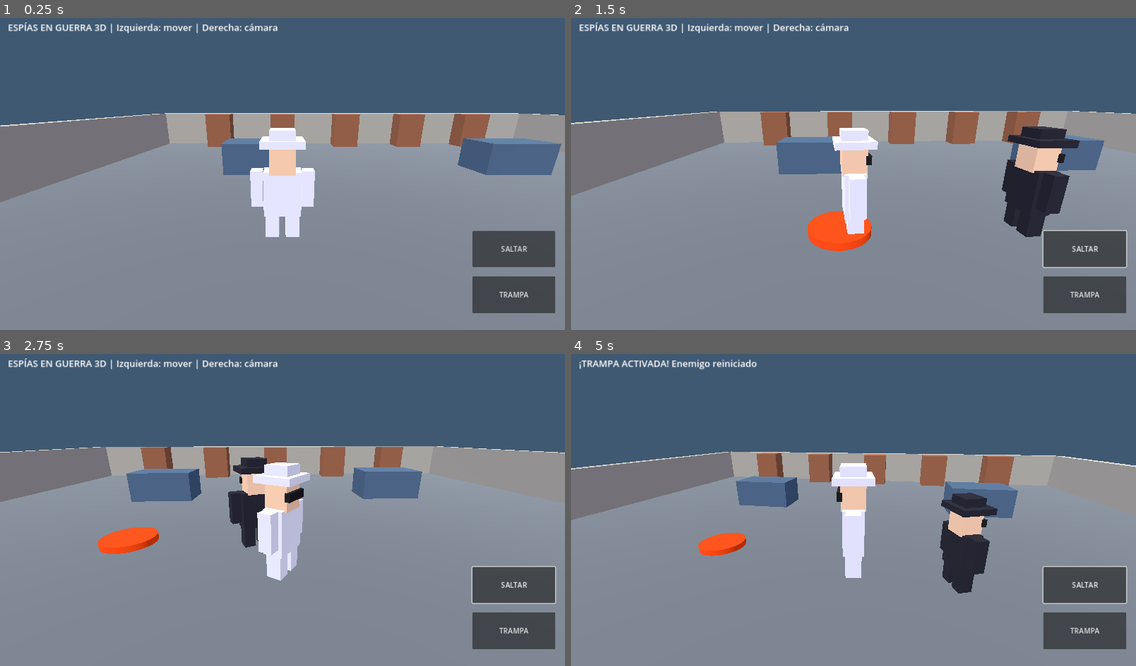
Above: before the commit, frames 1-4 (two rows, left to right).
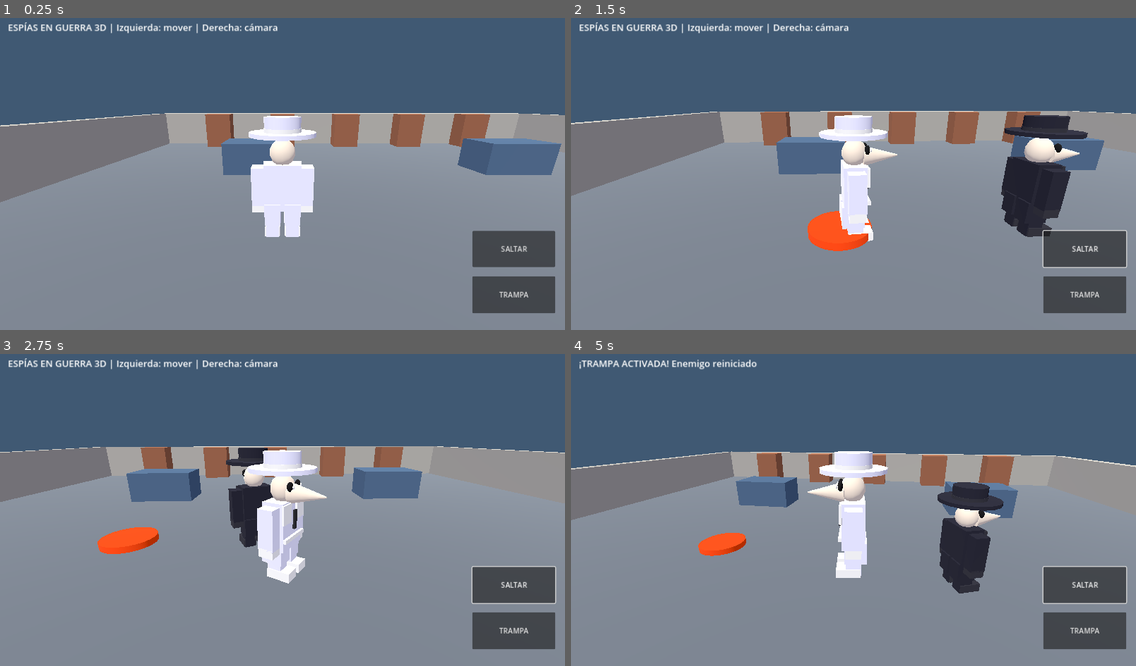
Above: after the commit, the same moments.

Repository: SeniorHost/Espias-en-Guerra-3D
Game: Godot game, scene res://scenes/main.tscn
Two runs of this game, one before a commit and one after it. Both use one fixed random seed, a clock stepped at 60 frames per second and the inputs below.
Inputs (mouse positions are in pixels of both pictures, inside the frame that each line leads up to):
- Up to frame 1 (0.25 s): no input
- Up to frame 2 (1.5 s): click "SALTAR" at 0.5 s; move the mouse to (977, 155) at 1.27 s; hold D (move_right) from 1.28 s (still down); tap E (place_trap) at 1.35 s; click (977, 155) at 1.42 s
- Up to frame 3 (2.75 s): tap Space (jump) at 1.52 s; release D (move_right) at 2 s; drag from (169, 522) to (254, 572) at 2.02 s
- Up to frame 4 (5 s): move the mouse to (910, 438) at 2.77 s; hold D (move_right) 2.78-3.5 s; tap E (place_trap) at 2.85, 4.35 s; drag from (825, 572) to (684, 460) at 3.52 s; move the mouse to (1023, 553) at 4.27 s; hold A (move_left) from 4.28 s (still down); tap Space (jump) at 4.52 s

The runs differ from the first frame. In frame 1, 1.5% of the frame differs, in the area x 44-56%, y 31-71%; in frame 2, 3.2%, in the area x 43-92%, y 31-72%; in frame 3, 2.4%; in frame 4, 2.7%.

Commit message:
Upgrade both spy characters to detailed stylized 3D trench coat models with sculpted heads, long noses and wide-brim hats

Diff:
--- a/scripts/main.gd
+++ b/scripts/main.gd
@@ -90,15 +90,34 @@
 	var visual := Node3D.new()
 	visual.name = "SpyVisual"
 	actor.add_child(visual)
-	_spy_part(visual, Vector3(0, 0.94, 0), Vector3(0.72, 0.88, 0.4), color)
-	_spy_part(visual, Vector3(0, 1.58, 0), Vector3(0.48, 0.48, 0.46), Color(0.96, 0.79, 0.64))
-	_spy_part(visual, Vector3(0, 1.91, 0), Vector3(0.8, 0.13, 0.73), color)
-	_spy_part(visual, Vector3(0, 2.03, 0), Vector3(0.47, 0.25, 0.47), color)
-	_spy_part(visual, Vector3(-0.49, 1.03, 0), Vector3(0.23, 0.72, 0.27), color)
-	_spy_part(visual, Vector3(0.49, 1.03, 0), Vector3(0.23, 0.72, 0.27), color)
-	_spy_part(visual, Vector3(-0.2, 0.38, 0), Vector3(0.27, 0.72, 0.31), color)
-	_spy_part(visual, Vector3(0.2, 0.38, 0), Vector3(0.27, 0.72, 0.31), color)
-	_spy_part(visual, Vector3(0, 1.62, -0.25), Vector3(0.54, 0.16, 0.1), Color(0.08,0.08,0.1))
+	var coat := color
+	var detail := Color(0.17, 0.17, 0.20) if is_enemy else Color(0.95, 0.95, 0.91)
+	var skin := Color(0.94, 0.88, 0.78)
+	var ink := Color(0.06, 0.06, 0.07)
+	# Long stylized trench coat with split tails and broad shoulders.
+	_spy_part(visual, Vector3(0, 1.06, 0), Vector3(0.69, 0.91, 0.43), coat)
+	_spy_part(visual, Vector3(-0.19, 0.54, 0.04), Vector3(0.31, 0.43, 0.43), coat)
+	_spy_part(visual, Vector3(0.19, 0.54, 0.04), Vector3(0.31, 0.43, 0.43), coat)
+	_spy_part(visual, Vector3(-0.24, 1.32, -0.23), Vector3(0.28, 0.35, 0.05), detail)
+	_spy_part(visual, Vector3(0.24, 1.32, -0.23), Vector3(0.28, 0.35, 0.05), detail)
+	_spy_part(visual, Vector3(0, 1.17, -0.265), Vector3(0.10, 0.36, 0.035), ink if is_enemy else Color(0.16,0.16,0.17))
+	_spy_part(visual, Vector3(0, 0.83, -0.25), Vector3(0.70, 0.075, 0.06), detail)
+	for x in [-0.47, 0.47]:
+		_spy_part(visual, Vector3(x, 1.08, 0), Vector3(0.24, 0.75, 0.31), coat)
+		_spy_part(visual, Vector3(x, 0.65, 0), Vector3(0.24, 0.17, 0.29), detail)
+	for x in [-0.20, 0.20]:
+		_spy_part(visual, Vector3(x, 0.35, 0), Vector3(0.25, 0.66, 0.29), coat)
+		_spy_part(visual, Vector3(x, 0.12, -0.10), Vector3(0.30, 0.18, 0.47), detail)
+	# Rounded head, deep eye sockets, and exaggerated pointed mask.
+	_spy_ellipsoid(visual, Vector3(0, 1.72, -0.01), Vector3(0.49, 0.53, 0.47), skin)
+	for x in [-0.14, 0.14]:
+		_spy_ellipsoid(visual, Vector3(x, 1.79, -0.235), Vector3(0.16, 0.18, 0.10), ink)
+		_spy_ellipsoid(visual, Vector3(x, 1.79, -0.303), Vector3(0.055, 0.07, 0.03), detail)
+	_spy_beak(visual, skin)
+	# Distinctive wide-brim hat, cylindrical crown, dark hatband.
+	_spy_cylinder(visual, Vector3(0, 2.07, 0), 0.62, 0.075, coat)
+	_spy_cylinder(visual, Vector3(0, 2.23, 0), 0.34, 0.30, coat)
+	_spy_cylinder(visual, Vector3(0, 2.14, 0), 0.348, 0.075, detail)
 	var collider := CollisionShape3D.new()
 	var shape := CapsuleShape3D.new()
 	shape.radius = 0.42
@@ -119,6 +138,50 @@
 	mat.albedo_color = color
 	mesh.material_override = mat
 	parent.add_child(mesh)
+
+func _spy_ellipsoid(parent: Node3D, pos: Vector3, size: Vector3, color: Color) -> void:
+	var node := MeshInstance3D.new()
+	var mesh := SphereMesh.new()
+	mesh.radius = 0.5
+	mesh.height = 1.0
+	mesh.radial_segments = 12
+	mesh.rings = 6
+	node.mesh = mesh
+	node.position = pos
+	node.scale = size
+	var mat := StandardMaterial3D.new()
+	mat.albedo_color = color
+	node.material_override = mat
+	parent.add_child(node)
+
+func _spy_cylinder(parent: Node3D, pos: Vector3, radius: float, height: float, color: Color) -> void:
+	var node := MeshInstance3D.new()
+	var mesh := CylinderMesh.new()
+	mesh.top_radius = radius
+	mesh.bottom_radius = radius
+	mesh.height = height
+	mesh.radial_segments = 18
+	node.mesh = mesh
+	node.position = pos
+	var mat := StandardMaterial3D.new()
+	mat.albedo_color = color
+	node.material_override = mat
+	parent.add_child(node)
+
+func _spy_beak(parent: Node3D, color: Color) -> void:
+	var node := MeshInstance3D.new()
+	var mesh := CylinderMesh.new()
+	mesh.top_radius = 0.015
+	mesh.bottom_radius = 0.20
+	mesh.height = 0.68
+	mesh.radial_segments = 12
+	node.mesh = mesh
+	node.position = Vector3(0, 1.65, -0.51)
+	node.rotation_degrees.x = -90
+	var mat := StandardMaterial3D.new()
+	mat.albedo_color = color
+	node.material_override = mat
+	parent.add_child(node)
 
 func _make_camera() -> void:
 	follow_camera = Camera3D.new()
